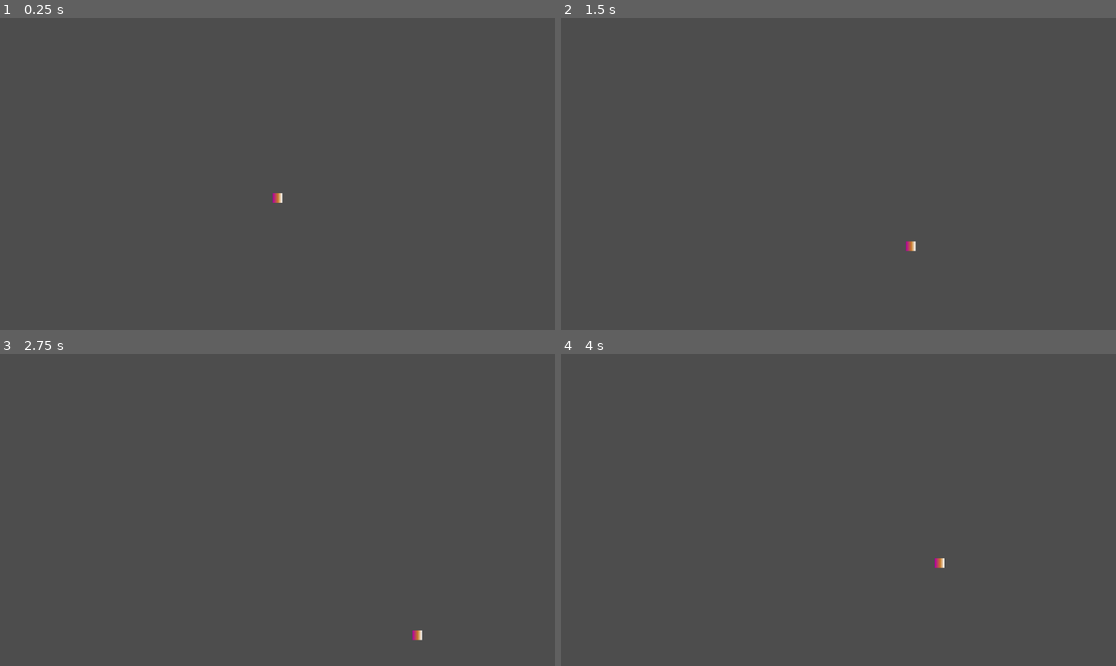
Above: before the commit, frames 1-4 (two rows, left to right).
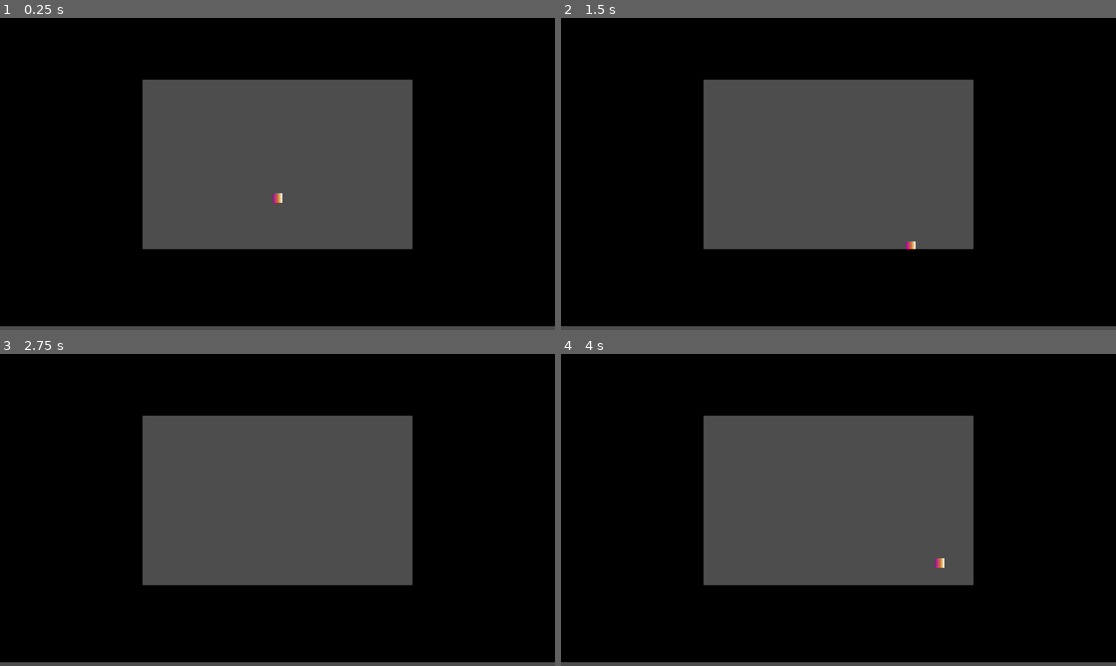
Above: after the commit, the same moments.

Repository: Bandiz/snake
Game: Godot game, scene res://Main.tscn
Same seed, same stepped clock (60 frames per second), same inputs: the game is played once before the commit and once after it.
Inputs:
- Up to frame 1 (0.25 s): no input
- Up to frame 2 (1.5 s): tap Enter at 0.5 s; hold Right (ui_right) 0.53-1.28 s; hold Down (ui_down) from 1.28 s (still down)
- Up to frame 3 (2.75 s): release Down (ui_down) at 2.03 s; hold Right (ui_right) from 2.03 s (still down)
- Up to frame 4 (4 s): release Right (ui_right) at 2.78 s; hold Up (ui_up) 2.78-3.53 s; hold Left (ui_left) from 3.53 s (still down)

The runs differ from the first frame. In frame 1, 73% of the frame differs, in the area x 0-100%, y 0-99%; in frame 2, 73%; in frame 3, 73%; in frame 4, 73%.

Commit message:
added walls

Diff:
--- a/Main.gd
+++ b/Main.gd
@@ -9,13 +9,10 @@
 	snake = get_node("Snake")
 	var viewport_size = get_viewport().size
 	snake.position = viewport_size / 2
-
 	direction = Vector2.DOWN
-
 
 # Called every frame. 'delta' is the elapsed time since the previous frame.
 func _process(delta: float) -> void:
-	#if Input.is_action_pressed("ui_down"):
 	snake.position += direction * speed * delta
 
 func _input(event: InputEvent) -> void:
--- a/Main.tscn
+++ b/Main.tscn
@@ -1,10 +1,29 @@
-[gd_scene load_steps=3 format=3 uid="uid://rlcpfgqretr0"]
+[gd_scene load_steps=4 format=3 uid="uid://rlcpfgqretr0"]
 
 [ext_resource type="Script" path="res://Main.gd" id="1_ie2uj"]
 [ext_resource type="PackedScene" uid="uid://ylmjsoiffdwv" path="res://Snake.tscn" id="2_81oua"]
+[ext_resource type="PackedScene" uid="uid://bpnny2t3f4xl7" path="res://Wall.tscn" id="3_myape"]
 
 [node name="Main" type="Node"]
 script = ExtResource("1_ie2uj")
 
 [node name="Snake" parent="." instance=ExtResource("2_81oua")]
-position = Vector2(288, 200)
+position = Vector2(504, 280)
+
+[node name="WallContainer" type="Node" parent="."]
+
+[node name="WallTop" parent="WallContainer" instance=ExtResource("3_myape")]
+position = Vector2(576, 48)
+scale = Vector2(75, 10)
+
+[node name="WallBottom" parent="WallContainer" instance=ExtResource("3_myape")]
+position = Vector2(576, 560)
+scale = Vector2(75, 10)
+
+[node name="WallLeft" parent="WallContainer" instance=ExtResource("3_myape")]
+position = Vector2(136, 312)
+scale = Vector2(20, 25)
+
+[node name="WallRight" parent="WallContainer" instance=ExtResource("3_myape")]
+position = Vector2(1016, 304)
+scale = Vector2(20, 25)
--- /dev/null
+++ b/Wall.tscn
@@ -0,0 +1,16 @@
+[gd_scene load_steps=2 format=3 uid="uid://bpnny2t3f4xl7"]
+
+[sub_resource type="RectangleShape2D" id="RectangleShape2D_bs8hr"]
+size = Vector2(16, 16)
+
+[node name="Wall" type="StaticBody2D"]
+
+[node name="CollisionShape2D" type="CollisionShape2D" parent="."]
+shape = SubResource("RectangleShape2D_bs8hr")
+
+[node name="ColorRect" type="ColorRect" parent="."]
+offset_left = -8.0
+offset_top = -8.0
+offset_right = 8.0
+offset_bottom = 8.0
+color = Color(0, 0, 0, 1)
